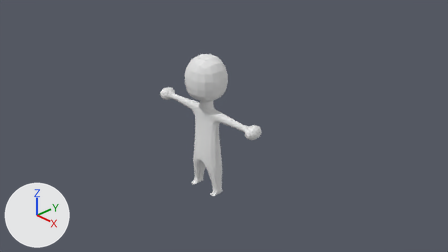
The Blender file Assets/Demo Prefab/Demo/Player/BaseHumano_Anim_PLOW.blend as it was, and as the next commit left it.
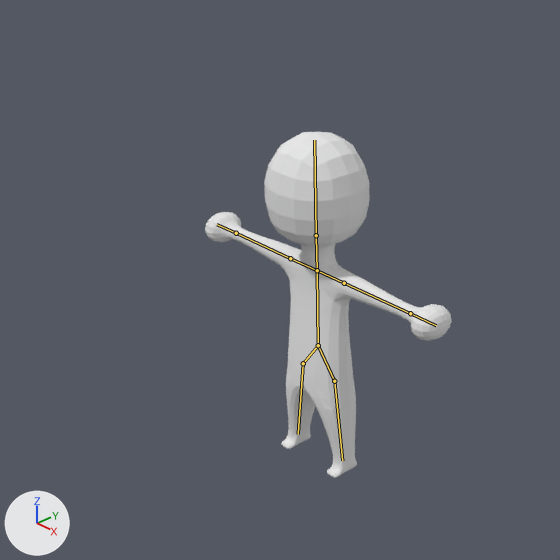
Each version appears first from the file's camera 'Camera', and next in a close-up on the part from 17% to 68% of the width and 0% to 91% of the height. Lighting does not change. The marker at lower left points along +X, +Y and +Z. The bones that bend it are drawn over the model as lines in the close-ups.

Names of what the first close-up shows: 'Human'.
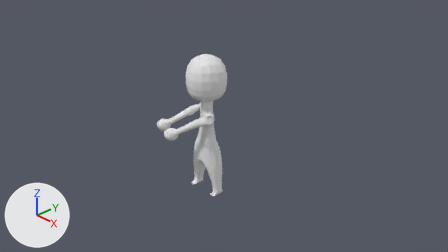
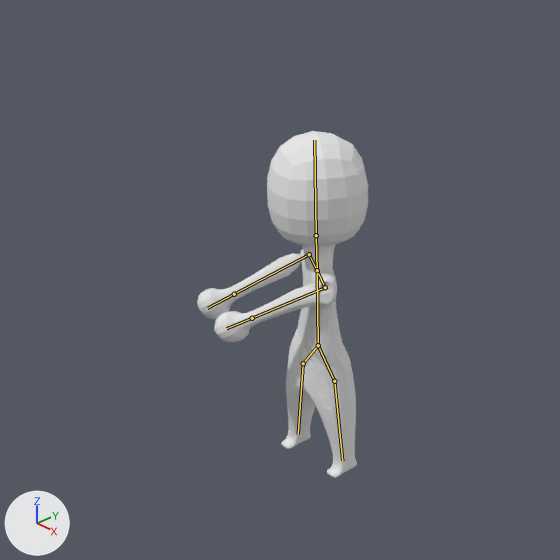
The newer file adds an action. The first version stands in its rest pose; the second is drawn at frame 20 of the action 'SICKLE'.

Edits to the scene script, one JSON object a line:
```json
{"block": "bone_torso", "where": "bone_torso = bpy.data.objects['Armature'].pose.bones['Torso']"}
{"op": "set", "path": "bone_torso.rotation_quaternion", "old": "(1.0, 0.0, 0.0, 0.0)", "new": "(0.966, 0.0, -0.259, 0.0)", "note": "degrees (0, 0, 0) -> degrees (0, -30, 0)"}
{"block": "bone_brazo1", "where": "bone_brazo1 = bpy.data.objects['Armature'].pose.bones['Brazo1']  # child of 'Hombro1'"}
{"op": "set", "path": "bone_brazo1.rotation_quaternion", "old": "(1.0, 0.0, 0.0, 0.0)", "new": "(0.129, 0.491, -0.759, 0.407)", "note": "degrees (0, 0, 0) -> degrees (38, -143, 53)"}
{"block": "bone_brazo2", "where": "bone_brazo2 = bpy.data.objects['Armature'].pose.bones['Brazo2']  # child of 'Hombro2'"}
{"op": "set", "path": "bone_brazo2.rotation_quaternion", "old": "(1.0, 0.0, 0.0, 0.0)", "new": "(0.406, 0.085, 0.337, -0.845)", "note": "degrees (0, 0, 0) -> degrees (-33, 25, -136)"}
```

Where the change shows, as pixel boxes (x1, y1, x2, y2) in the close-ups (560 x 560 px):
```json
{"object": "Human", "change": "posed", "before": [205, 132, 452, 478], "after": [197, 131, 368, 478], "on screen": "31% narrower"}
{"bone": "Brazo1", "before": "(290, 258) to (236, 233)", "after": "(309, 254) to (234, 294)"}
{"bone": "Brazo2", "before": "(344, 283) to (410, 313)", "after": "(325, 287) to (252, 318)"}
```
